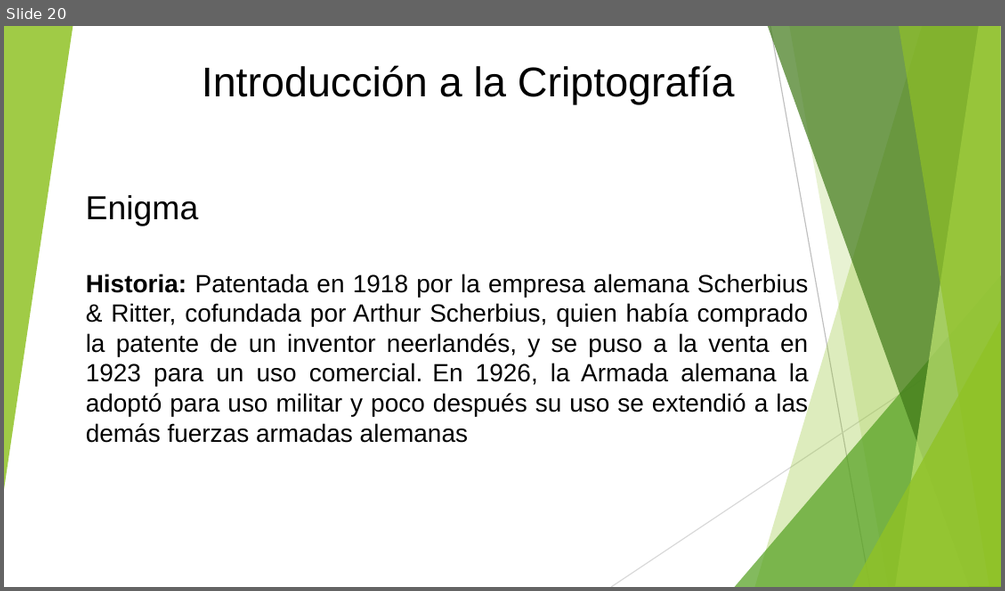
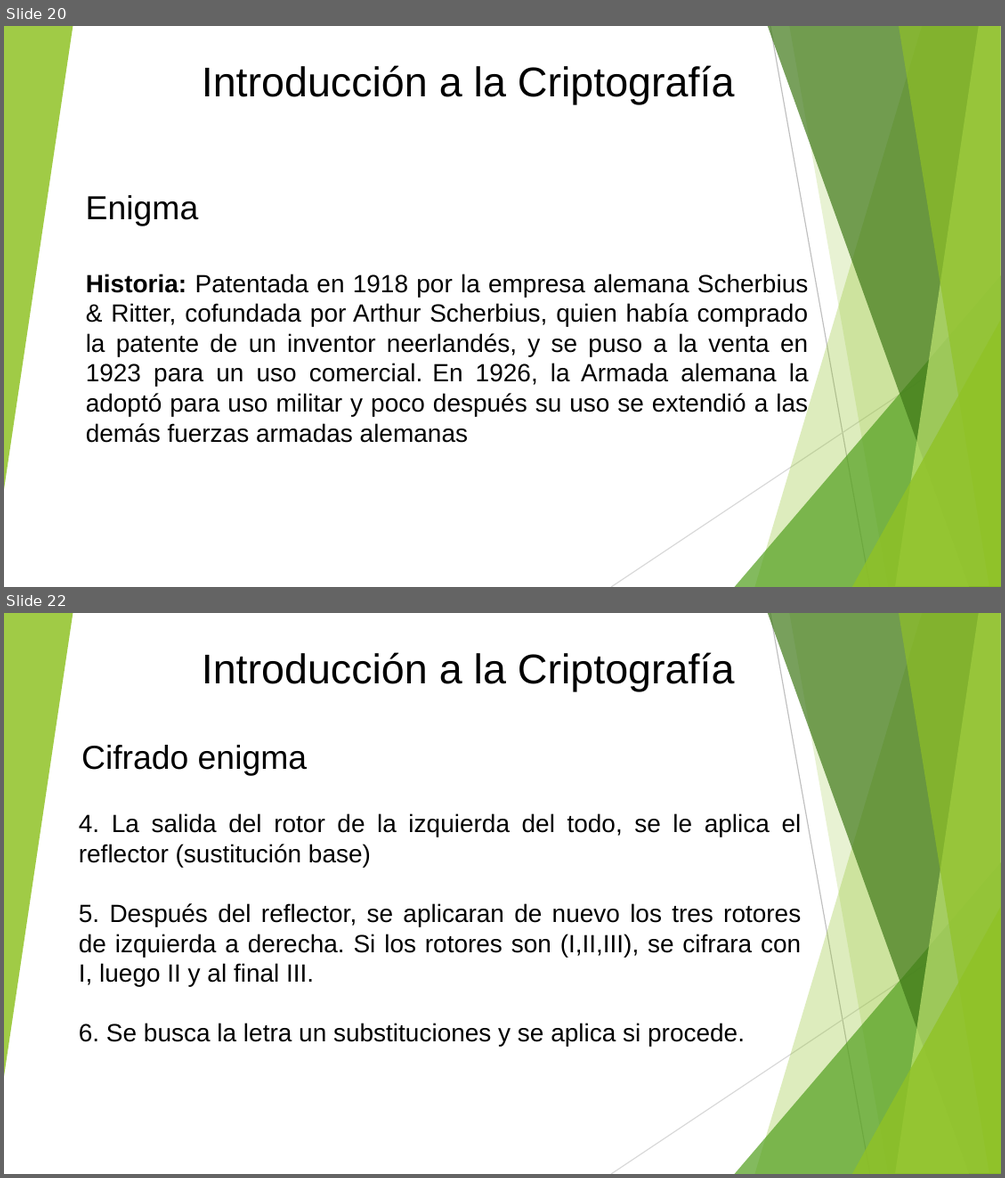
Before and after one commit to johaning91/criptografia, a slide deck: Presentacion.pptx. Shown one above the other, each under a label of ours: slide 20 before the commit, slides 20 and 22 after it; the slides between them are not shown. The pictures are 1005x591 and 1005x1178 pixels, drawn with LibreOffice and Linux fonts; fonts in the diff are those of the drawing. Boxes give left, top, right and bottom in pixels: in the first picture for what was removed or moved away, otherwise in the second. Text is boxed around its words. In the diff, an @@ line names an element or a change of style, - is before the commit and + after.

```diff
--- a/Presentacion.pptx
+++ b/Presentacion.pptx
@@ slide 22 added at (4,613,1001,1174), background #FFFFFF; not listed: 10 template elements that a slide beside it also shows @@
@@ text added at (202,652,735,691), 30 pt, text #000000 @@
+Introducción a la Criptografía
@@ text added at (81,745,307,775), 24 pt, text #000000 @@
+Cifrado enigma
@@ text added at (79,813,801,1046), 18 pt, text #000000 @@
+4. La salida del rotor de la izquierda del todo, se le aplica el reflector (sustitución base)
+5. Después del reflector, se aplicaran de nuevo los tres rotores de izquierda a derecha. Si los rotores son (I,II,III), se cifrara con I, luego II y al final III.
+6. Se busca la letra un substituciones y se aplica si procede.
```
Also in this commit, not shown: 1 slide changed, 4 other slides added, 1 slide removed.
